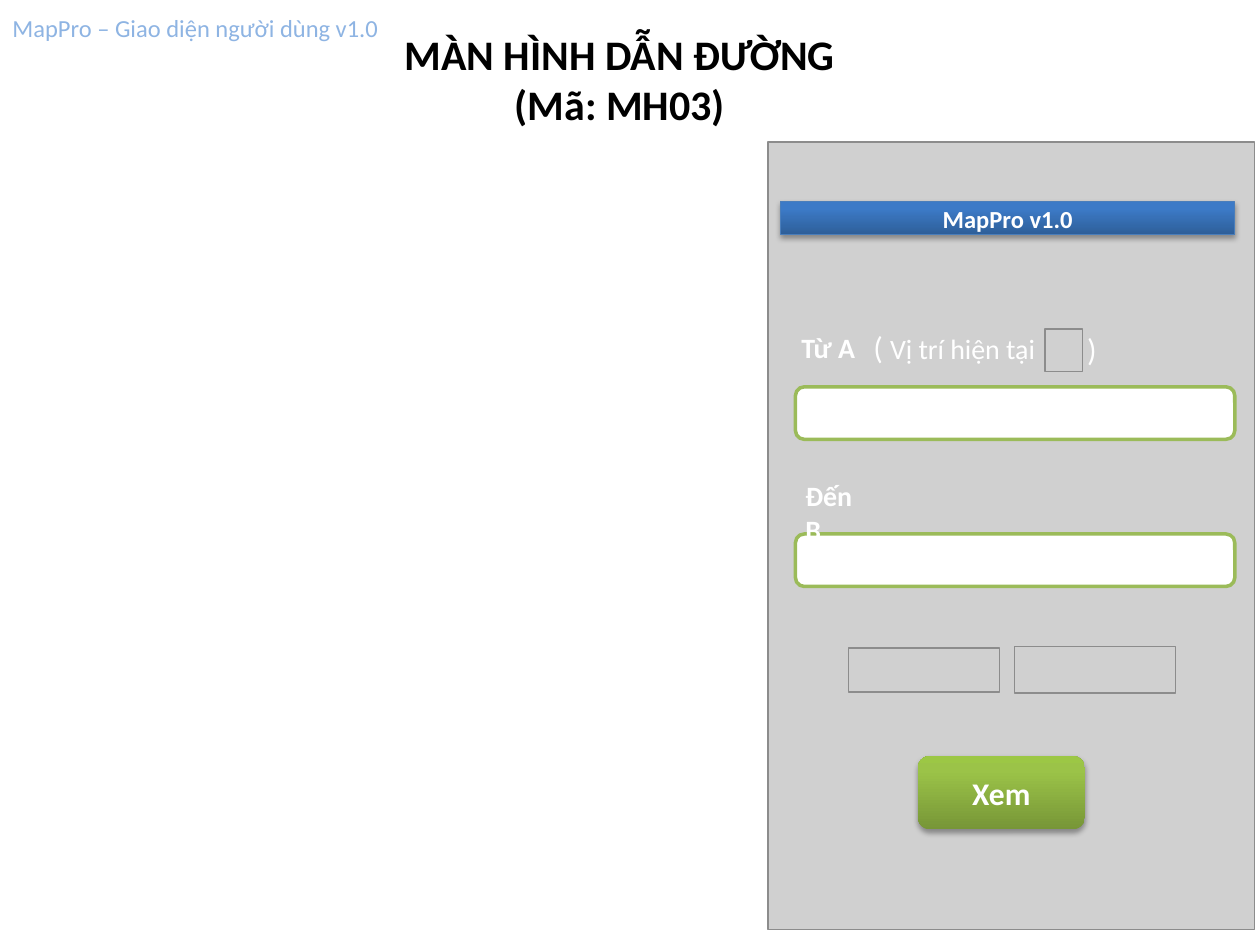
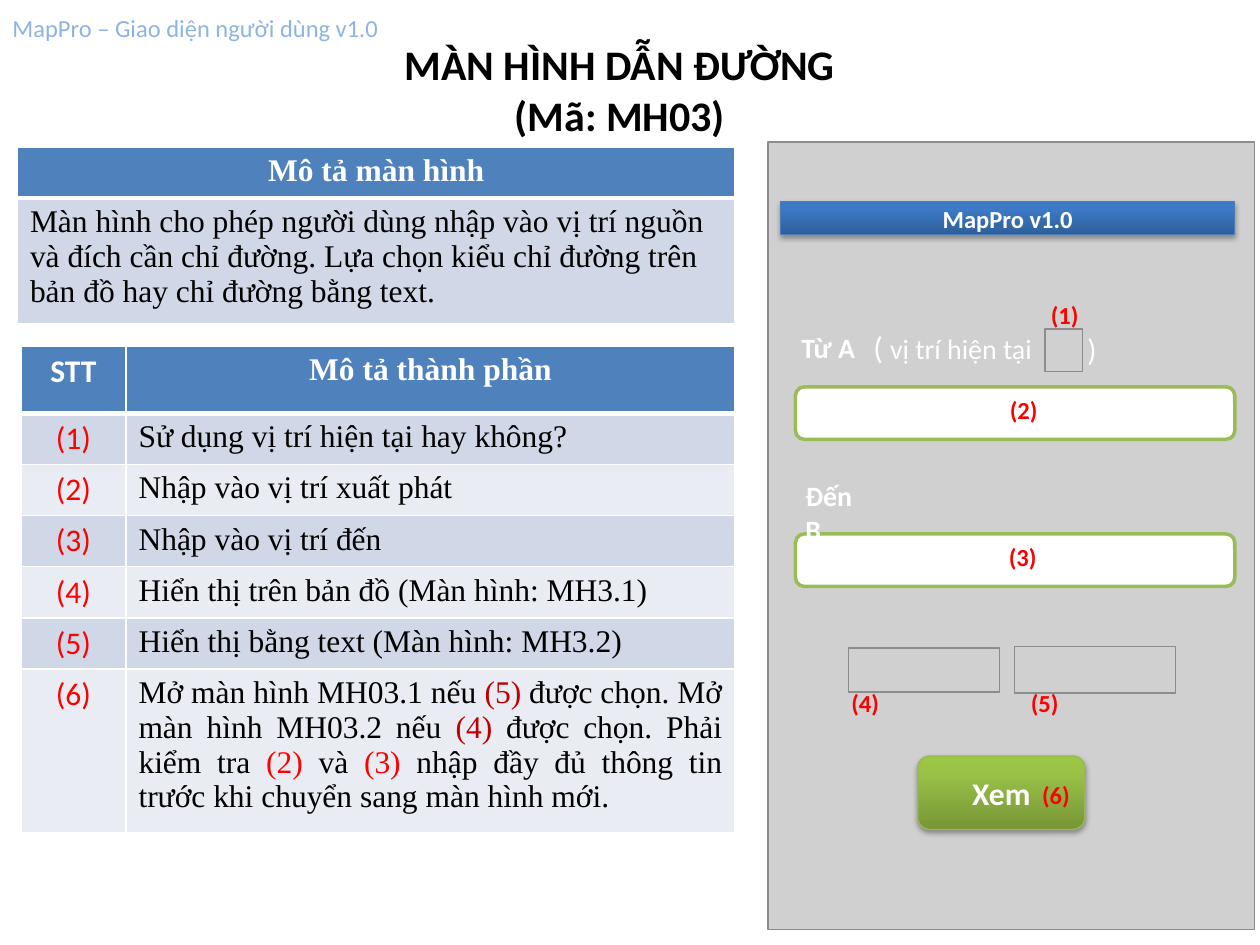
Before and after one commit to hungdien/google-map-api-and-map-on-android, a slide deck: slide 8 of Design/User Interface Design.pptx. Drawn at 1260x945 pixels with LibreOffice and Linux fonts; fonts in the diff are those of the drawing; grey boxes stand for pictures. Boxes give left, top, right and bottom in pixels: in the first picture for what was removed or moved away, otherwise in the second. Text is boxed around its words. In the diff, an @@ line names an element or a change of style, - is before the commit and + after.

```diff
--- a/Design/User Interface Design.pptx
+++ b/Design/User Interface Design.pptx
@@ text "MÀN HÌNH DẪN ĐƯỜNG": place and size @@
-text "MÀN HÌNH DẪN ĐƯỜNG" at <box>405,35,835,126</box>
+text "MÀN HÌNH DẪN ĐƯỜNG" at <box>405,46,835,137</box>
@@ table added at <box>18,147,736,325</box>, 2 rows, 1 columns @@
+Mô tả màn hình
+Màn hình cho phép người dùng nhập vào vị trí nguồn và đích cần chỉ đường. Lựa chọn kiểu chỉ đường trên bản đồ hay chỉ đường bằng text.
@@ text added at <box>1051,306,1079,330</box>, 14 pt, text #FF0000, bold @@
+(1)
@@ table added at <box>21,346,735,833</box>, 7 rows, 2 columns @@
+STT | Mô tả thành phần
+(1) | Sử dụng vị trí hiện tại hay không?
+(2) | Nhập vào vị trí xuất phát
+(3) | Nhập vào vị trí đến
+(4) | Hiển thị trên bản đồ (Màn hình: MH3.1)
+(5) | Hiển thị bằng text (Màn hình: MH3.2)
+(6) | Mở màn hình MH03.1 nếu (5) được chọn. Mở màn hình MH03.2 nếu (4) được chọn. Phải kiểm tra (2) và (3) nhập đầy đủ thông tin trước khi chuyển sang màn hình mới.
@@ text at <box>890,340,1032,363</box>: text changed @@
-( Vị trí hiện tại
+( vị trí hiện tại
@@ text added at <box>1010,401,1038,423</box>, 14 pt, text #FF0000, bold @@
+(2)
@@ text added at <box>1009,548,1037,570</box>, 14 pt, text #FF0000, bold @@
+(3)
@@ text added at <box>851,692,879,716</box>, 14 pt, text #FF0000, bold @@
+(4)
@@ text added at <box>1031,692,1059,716</box>, 14 pt, text #FF0000, bold @@
+(5)
@@ rounded rectangle "Xem" at <box>917,756,1085,829</box>: outline none to #98B955 0.75 pt @@
@@ text added at <box>1042,786,1070,808</box>, 14 pt, text #FF0000, bold @@
+(6)
```
Also in this commit, not shown: 7 other slides changed, 1 slide added.
